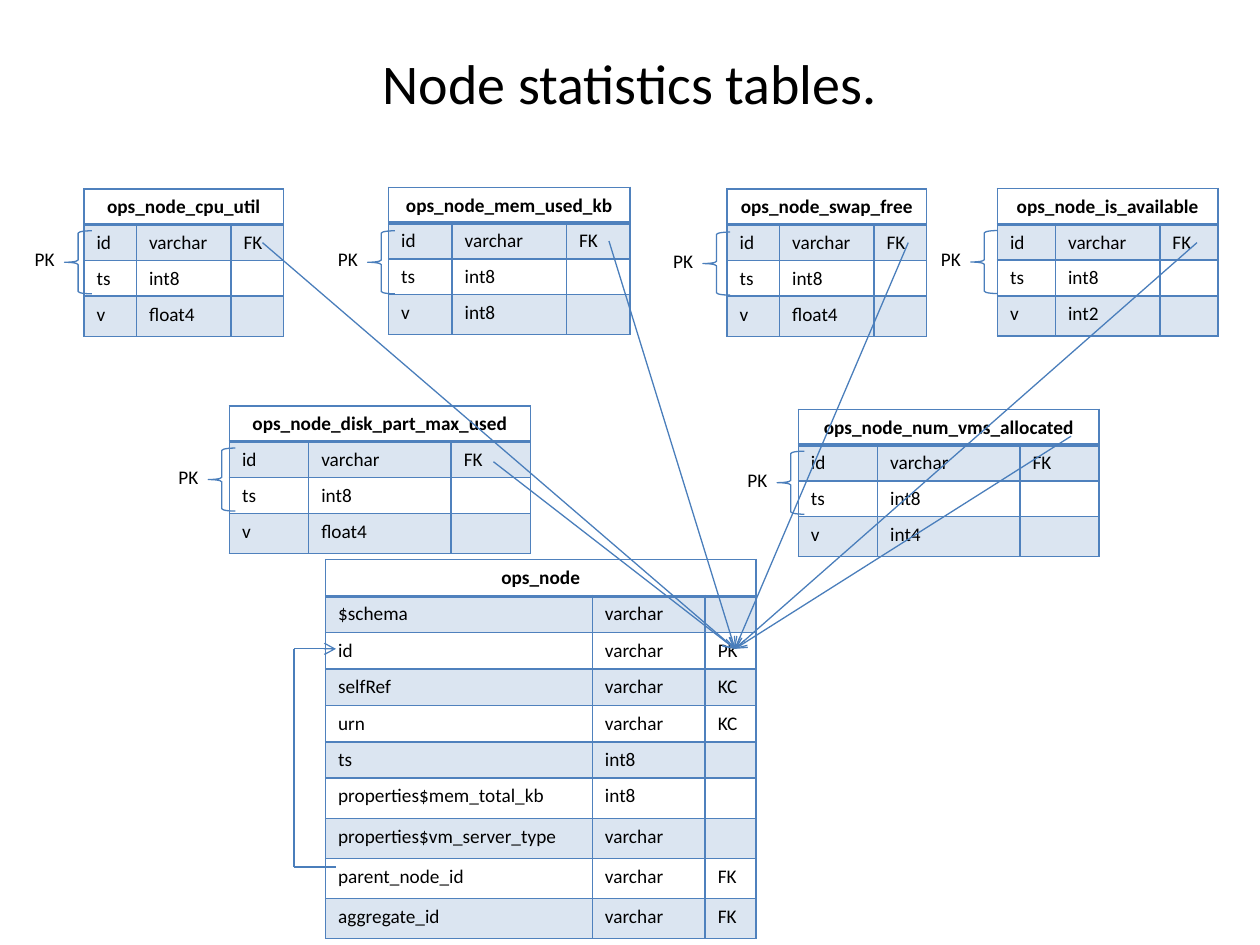
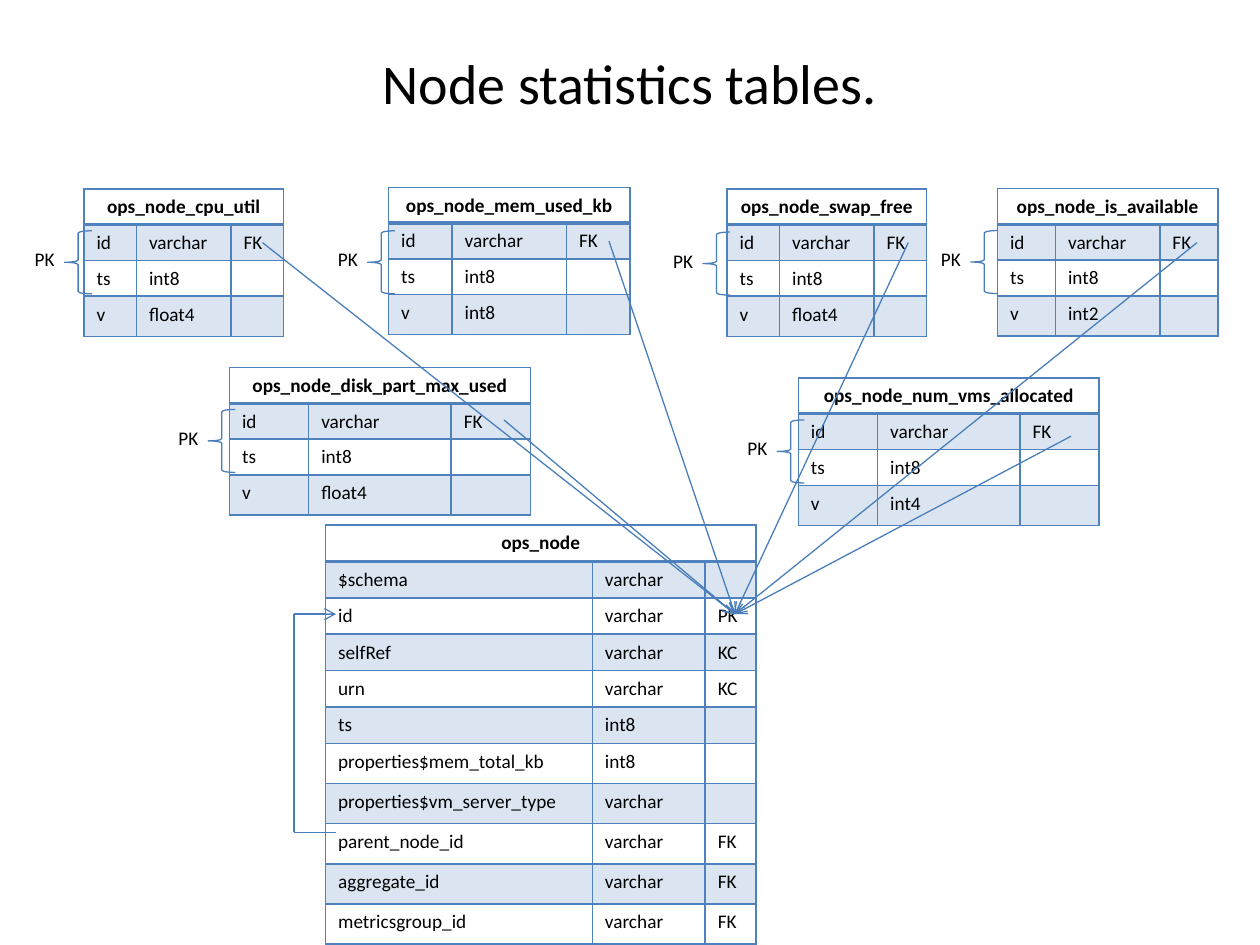
Before and after one commit to tcmitchell/geni-ops-monitoring, a slide deck: slide 9 of doc/slides/Ops Monitoring Tables relations.pptm. Drawn at 1260x945 pixels with LibreOffice and Linux fonts; fonts in the diff are those of the drawing. Boxes give left, top, right and bottom in pixels: in the first picture for what was removed or moved away, otherwise in the second. Text is boxed around its words. In the diff, an @@ line names an element or a change of style, - is before the commit and + after.

Commit message:
Added slides for metrics group tables.

```diff
--- a/doc/slides/Ops Monitoring Tables relations.pptm
+++ b/doc/slides/Ops Monitoring Tables relations.pptm
@@ arrow moved from (262, 243) - (735, 649) to (262, 243) - (735, 614) @@
@@ arrow moved from (609, 241) - (735, 649) to (609, 241) - (735, 614) @@
@@ arrow moved from (1197, 243) - (735, 649) to (1197, 243) - (735, 614) @@
@@ arrow moved from (908, 243) - (735, 649) to (908, 243) - (735, 614) @@
@@ 1 table, 1 text, 1 left brace: place and size @@
-1 table, 1 text, 1 left brace at [178, 406, 530, 553]
+1 table, 1 text, 1 left brace at [178, 368, 530, 515]
@@ arrow moved from (494, 461) - (735, 649) to (504, 420) - (735, 614) @@
@@ arrow moved from (1071, 436) - (735, 649) to (1071, 436) - (735, 614) @@
@@ 1 text, 1 table, 1 left brace: place and size @@
-1 text, 1 table, 1 left brace at [747, 410, 1100, 557]
+1 text, 1 table, 1 left brace at [747, 378, 1100, 525]
@@ table at [325, 525, 756, 940] @@
+row 11: metricsgroup_id | varchar | FK
@@ table: place and size @@
-table at [325, 559, 756, 934]
+table at [325, 525, 756, 940]
@@ 2 lines, 1 arrow: place and size @@
-2 lines, 1 arrow at [294, 649, 336, 867]
+2 lines, 1 arrow at [294, 614, 336, 833]
```
Also in this commit, not shown: 9 other slides changed, 5 slides added.
